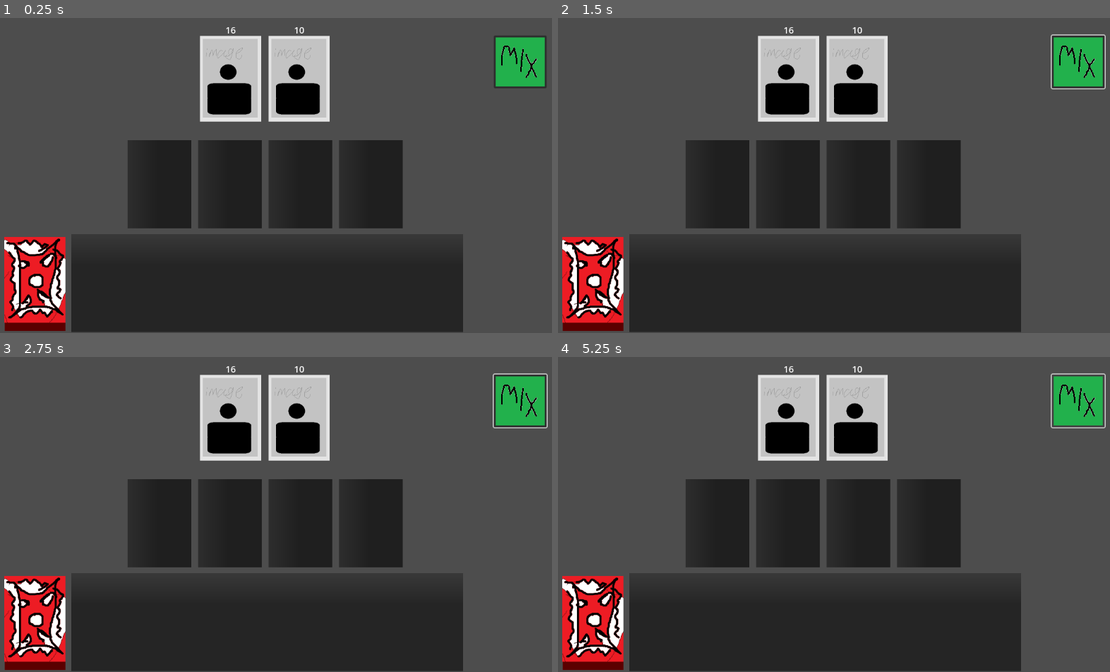
Above: before the commit, frames 1-4 (two rows, left to right).
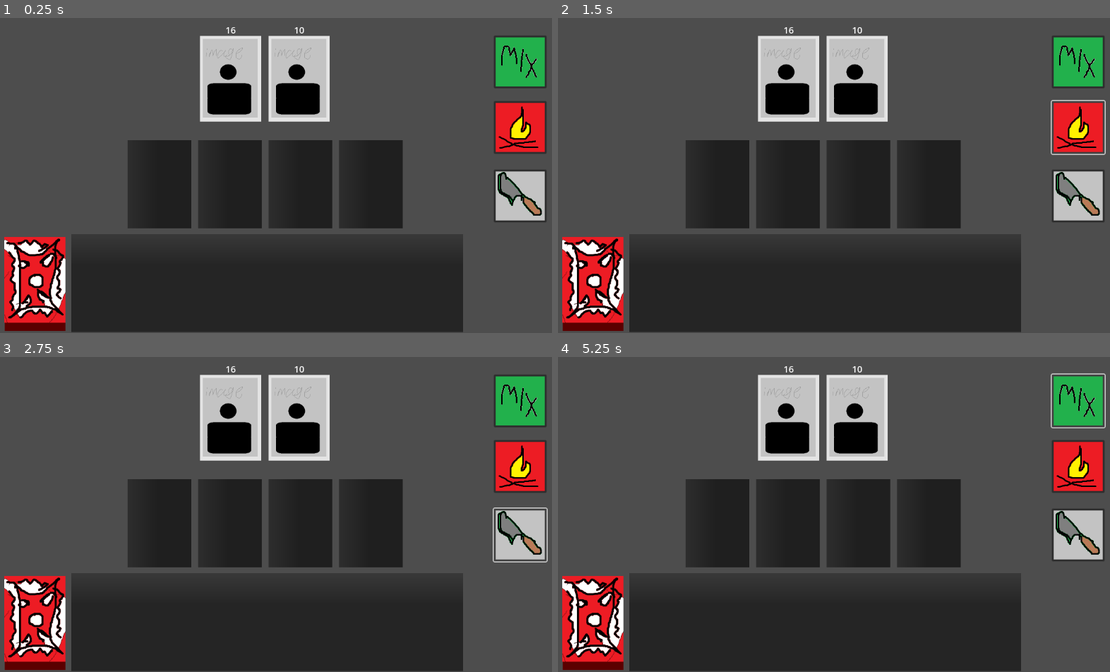
Above: after the commit, the same moments.

Repository: MrStanLee1337/Chef-of-Dungeon
Game: Godot game, scene res://scenes/level.tscn
Two runs of this game, one before a commit and one after it. Both use one fixed random seed, a clock stepped at 60 frames per second and the inputs below.
Inputs (mouse positions are in pixels of both pictures, inside the frame that each line leads up to):
- Up to frame 1 (0.25 s): no input
- Up to frame 2 (1.5 s): click (1076, 62) at 0.5 s; click (1076, 128) at 1.27 s
- Up to frame 3 (2.75 s): click (518, 533) at 2.02 s
- Up to frame 4 (5.25 s): click (1076, 401) at 2.75 s; click (1076, 467) at 3.52 s; click (1076, 533) at 4.27 s; click (1076, 401) at 5 s

The runs differ from the first frame. In frame 1, 3.1% of the frame differs, in the area x 89-99%, y 26-65%; in frame 2, 3.3%, in the area x 89-100%, y 5-65%; in frame 3, 3.3%; in frame 4, 3.1%.

Commit message:
add empty action buttons and refactor level_manager

Diff:
--- a/scenes/cards/salad.tscn
+++ b/scenes/cards/salad.tscn
@@ -5,7 +5,6 @@
 
 [node name="Card" instance=ExtResource("1_upqyf")]
 canBeEaten = true
-isVegetable = null
 
 [node name="MainSprite" parent="." index="0"]
 texture = ExtResource("2_lp35y")
--- /dev/null
+++ b/scenes/heat_button.tscn
@@ -0,0 +1,14 @@
+[gd_scene load_steps=3 format=3 uid="uid://8xv0iik31fa5"]
+
+[ext_resource type="Texture2D" uid="uid://ctxokm1we5rle" path="res://assets/sprites/mixbutton.png" id="1_1gk4o"]
+
+[sub_resource type="RectangleShape2D" id="RectangleShape2D_8ava8"]
+size = Vector2(98, 100)
+
+[node name="HeatButton" type="Area2D"]
+
+[node name="Sprite2D" type="Sprite2D" parent="."]
+texture = ExtResource("1_1gk4o")
+
+[node name="CollisionShape2D" type="CollisionShape2D" parent="."]
+shape = SubResource("RectangleShape2D_8ava8")
--- a/scenes/level.tscn
+++ b/scenes/level.tscn
@@ -7,6 +7,8 @@
 [ext_resource type="PackedScene" uid="uid://cq704ojvc2lv6" path="res://scenes/counter.tscn" id="3_w8frs"]
 [ext_resource type="PackedScene" uid="uid://bba5b35g84ot8" path="res://scenes/guest.tscn" id="5_ppgk2"]
 [ext_resource type="Texture2D" uid="uid://ctxokm1we5rle" path="res://assets/sprites/mixbutton.png" id="7_klq6b"]
+[ext_resource type="Texture2D" uid="uid://btvuid8kq07qb" path="res://assets/sprites/heatbutton.png" id="8_8c41q"]
+[ext_resource type="Texture2D" uid="uid://ff4fowtgc5of" path="res://assets/sprites/slicebutton.png" id="9_olg7q"]
 
 [node name="Level" type="Node2D"]
 
@@ -38,8 +40,24 @@
 offset_bottom = 148.0
 icon = ExtResource("7_klq6b")
 
+[node name="HeatButton" type="Button" parent="."]
+offset_left = 1023.0
+offset_top = 174.0
+offset_right = 1131.0
+offset_bottom = 282.0
+icon = ExtResource("8_8c41q")
+
+[node name="SliceButton" type="Button" parent="."]
+offset_left = 1023.0
+offset_top = 314.0
+offset_right = 1131.0
+offset_bottom = 422.0
+icon = ExtResource("9_olg7q")
+
 [connection signal="child_entered_tree" from="Hand/CardContainer" to="Hand" method="_on_card_container_child_entered_tree"]
 [connection signal="pressed" from="MixButton" to="LevelManager" method="_on_mix_button_pressed"]
+[connection signal="pressed" from="HeatButton" to="LevelManager" method="_on_heat_button_pressed"]
+[connection signal="pressed" from="SliceButton" to="LevelManager" method="_on_slice_button_pressed"]
 
 [editable path="Deck"]
 [editable path="Hand"]
--- /dev/null
+++ b/scenes/slice_button.tscn
@@ -0,0 +1,14 @@
+[gd_scene load_steps=3 format=3 uid="uid://bdcqs3cwi6beo"]
+
+[ext_resource type="Texture2D" uid="uid://ctxokm1we5rle" path="res://assets/sprites/mixbutton.png" id="1_pcnyp"]
+
+[sub_resource type="RectangleShape2D" id="RectangleShape2D_8ava8"]
+size = Vector2(98, 100)
+
+[node name="SliceButton" type="Area2D"]
+
+[node name="Sprite2D" type="Sprite2D" parent="."]
+texture = ExtResource("1_pcnyp")
+
+[node name="CollisionShape2D" type="CollisionShape2D" parent="."]
+shape = SubResource("RectangleShape2D_8ava8")
--- a/scripts/level_manager.gd
+++ b/scripts/level_manager.gd
@@ -4,10 +4,16 @@
 
 var nowFeedingGuest: Guest = null
 var selectedCards: Dictionary
+@onready var targetCounter = get_tree().get_root().get_node("Level/Counter") as Node2D
+
+func clear_selection() -> void:
+	for card in selectedCards.keys():
+		card.lower()
+		selectedCards.erase(card)
 
 func begin_feeding(guest: Guest) -> void:
 	nowFeedingGuest = guest
-	selectedCards.clear()
+	clear_selection()
 
 func try_select(card: Card) -> void:
 	if card in selectedCards.keys():
@@ -18,6 +24,7 @@
 		selectedCards[card] = "aboba"
 
 func _unhandled_input(event: InputEvent) -> void:
+	# HANDLE GUEST FEEDING, INTERCEPTS CLICK EVENTS
 	if nowFeedingGuest != null and event is InputEventMouseButton and event.button_index == MOUSE_BUTTON_LEFT and event.pressed:
 		var mousePos = get_viewport().get_mouse_position()
 		var spaceState = get_viewport().get_world_2d().direct_space_state
@@ -47,17 +54,16 @@
 		print("Cancelled feeding guest")
 		get_viewport().set_input_as_handled()
 
-func freeIngridients() -> void:
-	selectedCards
+func _counter_has_vacant_spots_or_selected_card() -> bool:
+		var hasSlot: bool = targetCounter.has_vacant_spots()
+		if not hasSlot:
+			for card in selectedCards:
+				if card.onTable:
+					hasSlot = true
+		return hasSlot
 
 func _on_mix_button_pressed() -> void:
-	var counter = get_tree().get_root().get_node("Level/Counter")
-	var hasSlot: bool = counter.has_vacant_spots()
-	if not hasSlot:
-		for card in selectedCards:
-			if card.onTable:
-				hasSlot = true
-	if not hasSlot:
+	if not _counter_has_vacant_spots_or_selected_card():
 		pass
 
 	if selectedCards.size() >= 3:
@@ -70,7 +76,13 @@
 			for card in selectedCards.keys():
 				sustananceSum += card.sustanance
 				card.queue_free()
-			selectedCards.clear()
 			var saladNode : Card = preload("res://scenes/cards/salad.tscn").instantiate()
 			saladNode.sustanance = sustananceSum
-			counter.add_child(saladNode)
+			targetCounter.add_child(saladNode)
+	clear_selection()
+
+func _on_heat_button_pressed() -> void:
+	pass # Replace with function body.
+
+func _on_slice_button_pressed() -> void:
+	pass # Replace with function body.
Binary file added: assets/sprites/heatbutton.png
Binary file added: assets/sprites/slicebutton.png
Not shown: 1 places in scenes/level.tscn that only renumber resources
Renamed: scenes/MixButton.tscn -> scenes/mix_button.tscn
